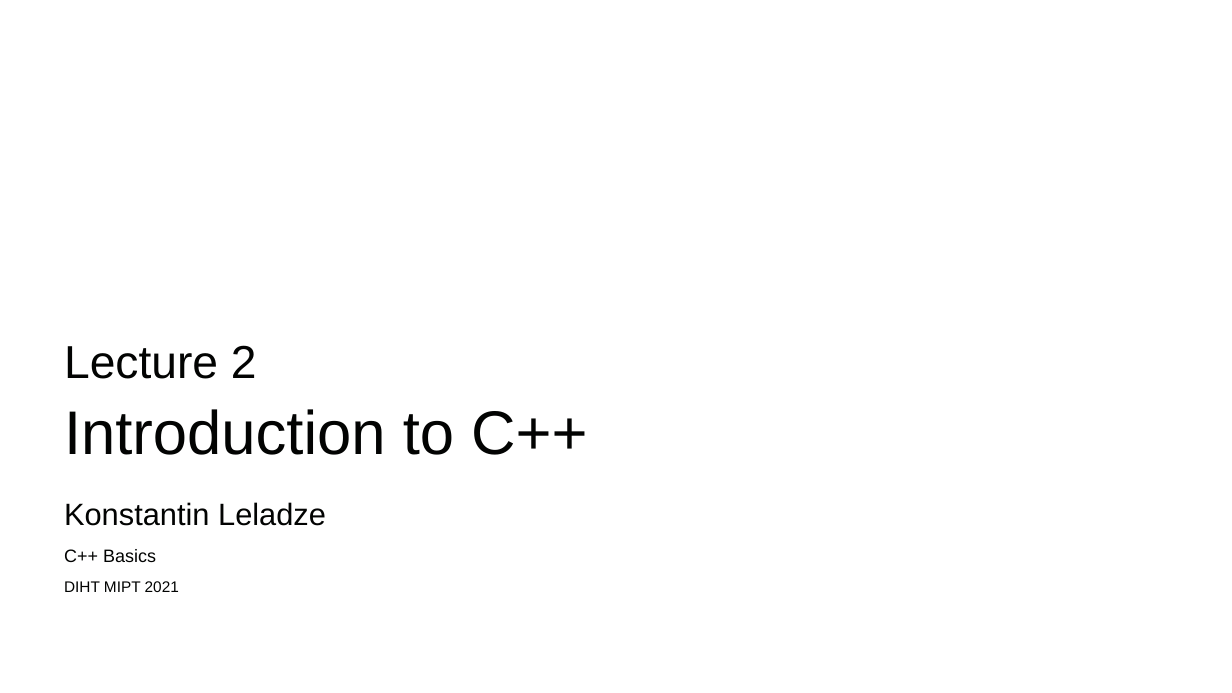
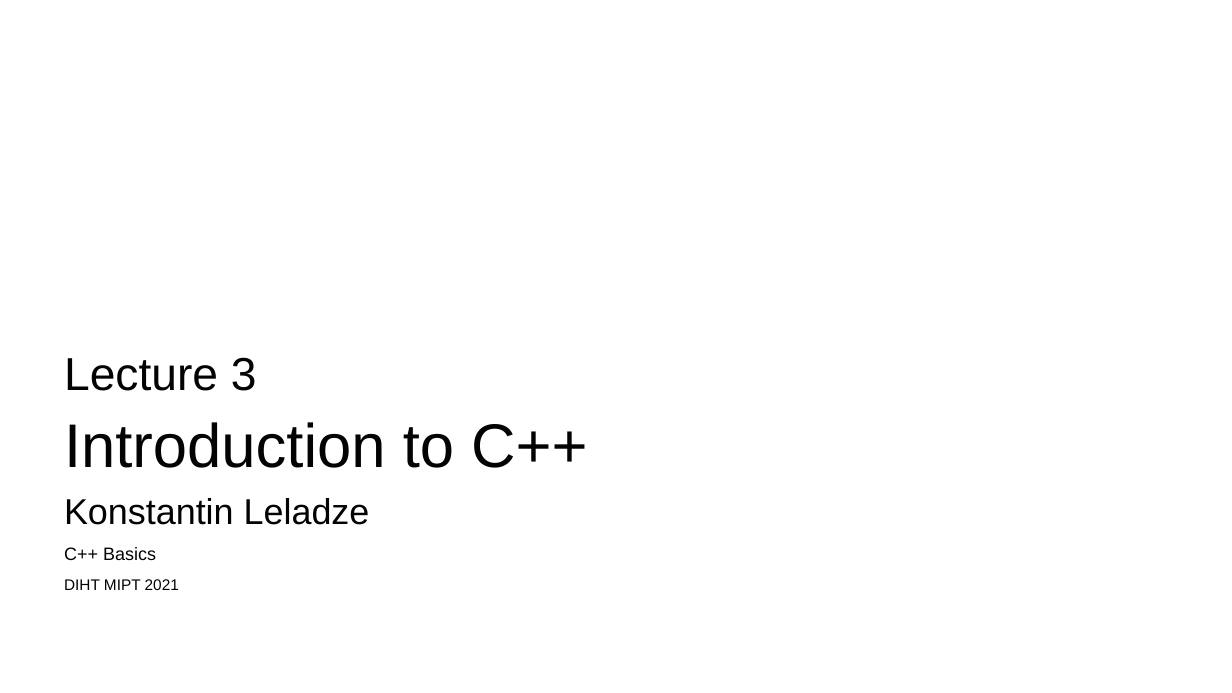
Before and after one commit to Costello1329/cpp-mipt-2021, a slide deck: slide 26 of lectures/lecture #03 presentation.pptx. Drawn at 1232x693 pixels with LibreOffice and Linux fonts; fonts in the diff are those of the drawing; background and template pictures are left out. Boxes give left, top, right and bottom in pixels: in the first picture for what was removed or moved away, otherwise in the second. Text is boxed around its words. In the diff, an @@ line names an element or a change of style, - is before the commit and + after.

Commit message:
finished lecture 15

```diff
--- a/lectures/lecture #03 presentation.pptx
+++ b/lectures/lecture #03 presentation.pptx
@@ text "Lecture 3": place and size @@
-text "Lecture 3" at box(64, 345, 587, 455)
+text "Lecture 3" at box(64, 357, 587, 590)
@@ text at box(64, 357, 257, 391): text changed @@
-Lecture 2
+Lecture 3
@@ text at box(64, 498, 370, 590): paragraphs added @@
+Konstantin Leladze
+C++ Basics
+DIHT MIPT 2021
@@ text removed at box(64, 502, 326, 526) @@
-Konstantin Leladze
@@ text removed at box(64, 549, 179, 592) @@
-C++ Basics
-DIHT MIPT 2021
```
Also in this commit, not shown: 3 other files.
